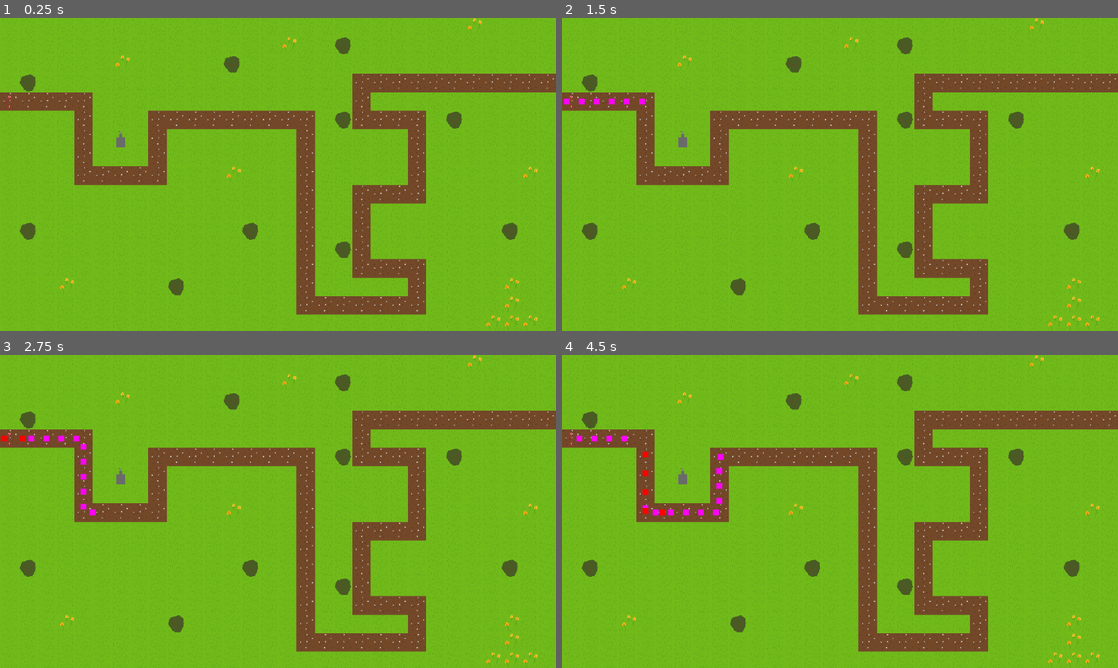
Above: before the commit, frames 1-4 (two rows, left to right).
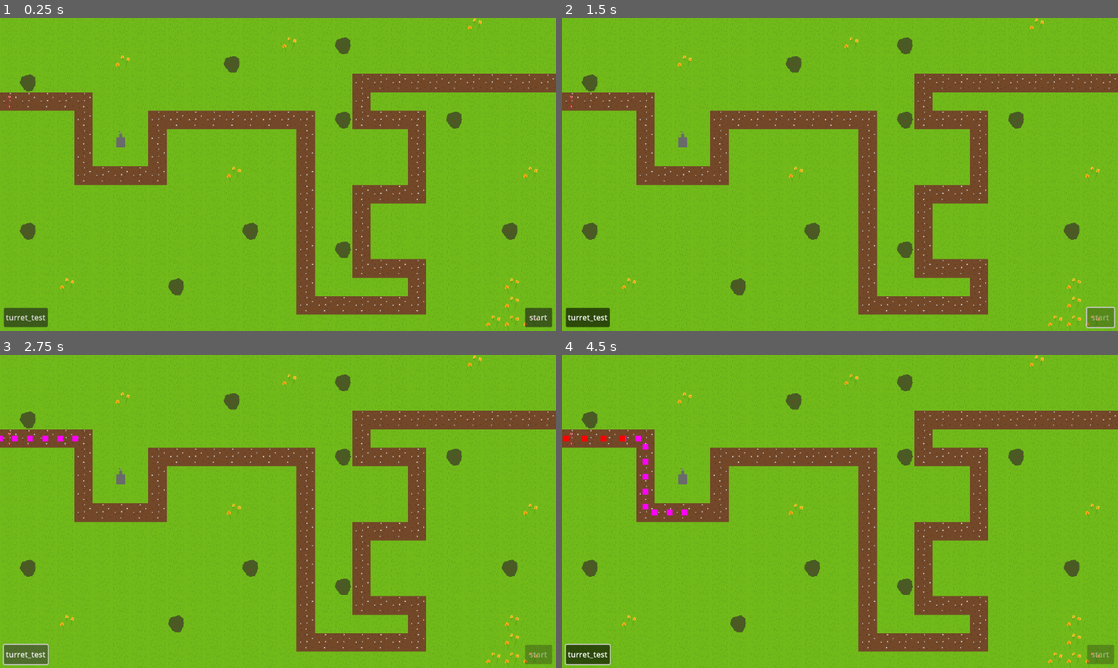
Above: after the commit, the same moments.

Repository: frikil/WiezeBroniace
Game: Godot game, scene res://scenes/levels/main_scene.tscn
Same seed, same stepped clock (60 frames per second), same inputs: the game is played once before the commit and once after it.
Inputs (mouse positions are in pixels of both pictures, inside the frame that each line leads up to):
- Up to frame 1 (0.25 s): no input
- Up to frame 2 (1.5 s): click (589, 318) at 0.5 s, where only the run after the commit has a clickable "turret_test"; click (1101, 318) at 1.25 s, where only the run after the commit has a clickable "start"
- Up to frame 3 (2.75 s): click (27, 655) at 2 s, where only the run after the commit has a clickable "turret_test"
- Up to frame 4 (4.5 s): click (589, 655) at 2.75 s, where only the run after the commit has a clickable "turret_test"

The runs differ from the first frame. In frame 1, 0.8% of the frame differs, in the area x 0-100%, y 92-99%; in frame 2, 1.0%; in frame 3, 1.1%; in frame 4, 1.4%, in the area x 0-100%, y 25-100%.

Commit message:
basic debug gui and some fixes

Diff:
--- /dev/null
+++ b/GUI/GUI_scenes/debug_gui.tscn
@@ -0,0 +1,24 @@
+[gd_scene load_steps=2 format=3 uid="uid://biwyg7u1paiy3"]
+
+[ext_resource type="Script" path="res://GUI/GUI_scripts/debug_gui.gd" id="1_4jn8f"]
+
+[node name="debug_gui" type="CanvasLayer"]
+script = ExtResource("1_4jn8f")
+
+[node name="start" type="Button" parent="."]
+offset_left = 1088.0
+offset_top = 600.0
+offset_right = 1144.0
+offset_bottom = 640.0
+text = "start"
+
+[node name="turret_test" type="Button" parent="."]
+offset_left = 8.0
+offset_top = 600.0
+offset_right = 64.0
+offset_bottom = 640.0
+toggle_mode = true
+text = "turret_test"
+
+[connection signal="pressed" from="start" to="." method="_on_start_pressed"]
+[connection signal="pressed" from="turret_test" to="." method="_on_turret_test_pressed"]
--- /dev/null
+++ b/GUI/GUI_scripts/debug_gui.gd
@@ -0,0 +1,19 @@
+extends CanvasLayer
+
+var spawner_node
+
+func _ready() -> void:
+	spawner_node = get_parent()
+	spawner_node = spawner_node.find_child("Path")
+	spawner_node.round_over.connect(_on_round_over)
+
+func _on_start_pressed() -> void:
+	spawner_node.startRound()
+	$start.disabled = true
+
+
+func _on_turret_test_pressed() -> void:
+	pass # Replace with function body.
+
+func _on_round_over():
+	$start.disabled = false
--- a/project.godot
+++ b/project.godot
@@ -15,6 +15,10 @@
 config/features=PackedStringArray("4.2", "Forward Plus")
 config/icon="res://icon.svg"
 
+[autoload]
+
+GlobalVariables="*res://scripts/global_variables.gd"
+
 [display]
 
 window/stretch/mode="viewport"
--- a/scenes/entities/scripts/base_enemy.gd
+++ b/scenes/entities/scripts/base_enemy.gd
@@ -1,5 +1,4 @@
 extends PathFollow2D
-
 
 @export_category("properties")
 @export var health : float = 10.0
@@ -12,9 +11,9 @@
 	if progress_ratio == 1:
 		dealDamage(health)
 		emit_signal("EndOfPath", health)
-		print(EndOfPath)
 		queue_free()
 
-func dealDamage(health):
-	# TODO
-	pass
+func dealDamage(damage):
+	GlobalVariables.hp -= damage
+
+	# TODO more logic
--- a/scenes/levels/main_scene.tscn
+++ b/scenes/levels/main_scene.tscn
@@ -1,6 +1,7 @@
-[gd_scene load_steps=11 format=3 uid="uid://ru3v282aavki"]
+[gd_scene load_steps=12 format=3 uid="uid://ru3v282aavki"]
 
 [ext_resource type="Script" path="res://scenes/levels/wave_script.gd" id="1_ffhj3"]
+[ext_resource type="PackedScene" uid="uid://biwyg7u1paiy3" path="res://GUI/GUI_scenes/debug_gui.tscn" id="1_pi8jw"]
 [ext_resource type="Texture2D" uid="uid://cheo7c7r7ax3g" path="res://textures/terrain_textures.png" id="2_hb67e"]
 [ext_resource type="Script" path="res://resources/wave.gd" id="2_susf2"]
 [ext_resource type="Texture2D" uid="uid://d2jwspvygipo6" path="res://textures/entities_textures.png" id="3_e2ukw"]
@@ -41,13 +42,14 @@
 
 [node name="MainScene" type="Node"]
 
+[node name="debug_gui" parent="." instance=ExtResource("1_pi8jw")]
+
 [node name="waveCooldownTimer" type="Timer" parent="."]
 unique_name_in_owner = true
 wait_time = 0.2
 one_shot = true
 
 [node name="Path" type="Path2D" parent="."]
-scale = Vector2(0.6, 0.6)
 curve = SubResource("Curve2D_1ihur")
 script = ExtResource("1_ffhj3")
 wave_controller = Array[ExtResource("2_susf2")]([SubResource("Resource_22qai"), SubResource("Resource_41u0y")])
@@ -55,7 +57,6 @@
 [node name="TileMap" type="TileMap" parent="."]
 texture_filter = 1
 texture_repeat = 1
-scale = Vector2(0.6, 0.6)
 tile_set = SubResource("TileSet_swh06")
 format = 2
 layer_0/name = "BackGround"
@@ -64,3 +65,7 @@
 layer_1/name = "Objects"
 layer_1/z_index = 10
 layer_1/tile_data = PackedInt32Array(393222, 65537, 0, 262144, 1, 0)
+
+[node name="Camera2D" type="Camera2D" parent="."]
+offset = Vector2(960, 540)
+zoom = Vector2(0.6, 0.6)
--- a/scenes/levels/wave_script.gd
+++ b/scenes/levels/wave_script.gd
@@ -10,14 +10,17 @@
 
 var wave_counter : int
 var enemy_can_spawn : bool
-var round_array
+var can_emit_signal : bool
+var round_array : Array
 
+signal round_over
 
 func _ready():
 	wave_counter = 0
-	var enemy_can_spawn = false
-	startRound()
-	var test = prepareRound(0)
+	enemy_can_spawn = false
+	can_emit_signal = false
+	#startRound()
+	#var test = prepareRound(0)
 
 func _process(delta):
 	if timer.time_left == 0 and enemy_can_spawn:
@@ -27,6 +30,13 @@
 		else:
 			enemy_can_spawn = false
 			wave_counter += 1
+			print(wave_controller.size(), "/", wave_counter)
+			if wave_counter != wave_controller.size():
+				can_emit_signal = true
+
+	if can_emit_signal and get_child_count() == 0 and !enemy_can_spawn:
+		round_over.emit()
+		can_emit_signal = false
 
 func startRound():
 	enemy_can_spawn = true
@@ -45,8 +55,6 @@
 func spawnEnemy(round_array : Array):
 	match(int(round_array.pop_front())):
 		1:
-			print("creating 1")
 			add_child(base_enemy.instantiate())
 		2:
-			print("creating 2")
 			add_child(base_enemy2.instantiate())
--- /dev/null
+++ b/scenes/scene_manager.tscn
@@ -0,0 +1,7 @@
+[gd_scene load_steps=2 format=3 uid="uid://dj862eysc7pt2"]
+
+[ext_resource type="PackedScene" uid="uid://qhfss23qdbgr" path="res://scenes/levels/main_scene.tscn" id="1_b620s"]
+
+[node name="SceneManager" type="Node"]
+
+[node name="MainScene" parent="." instance=ExtResource("1_b620s")]
--- /dev/null
+++ b/scripts/global_variables.gd
@@ -0,0 +1,3 @@
+extends Node
+
+var hp : float
